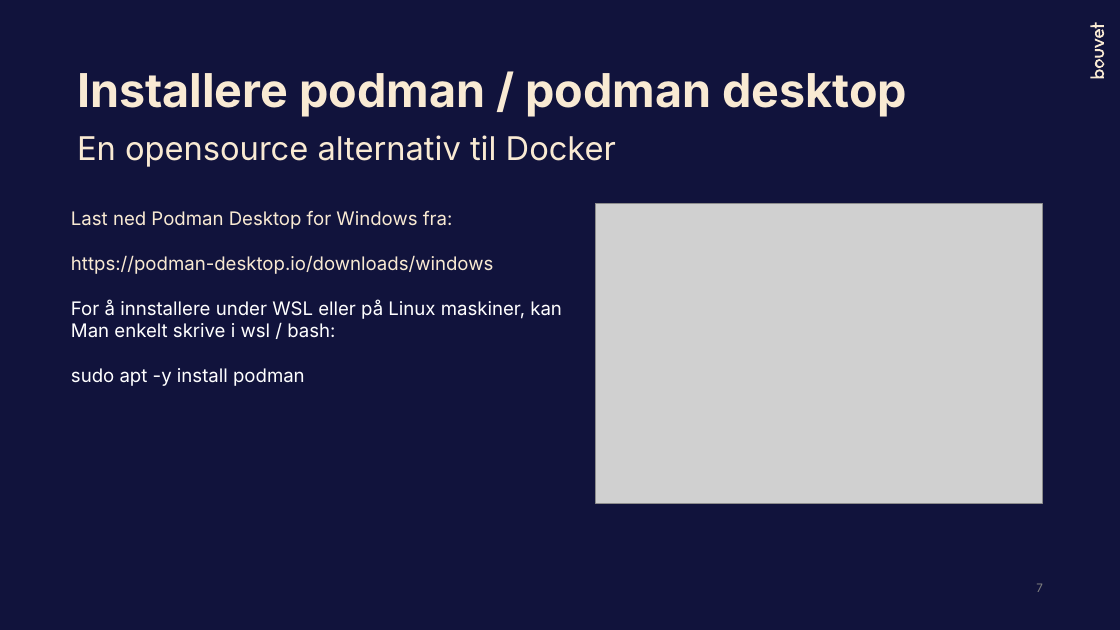
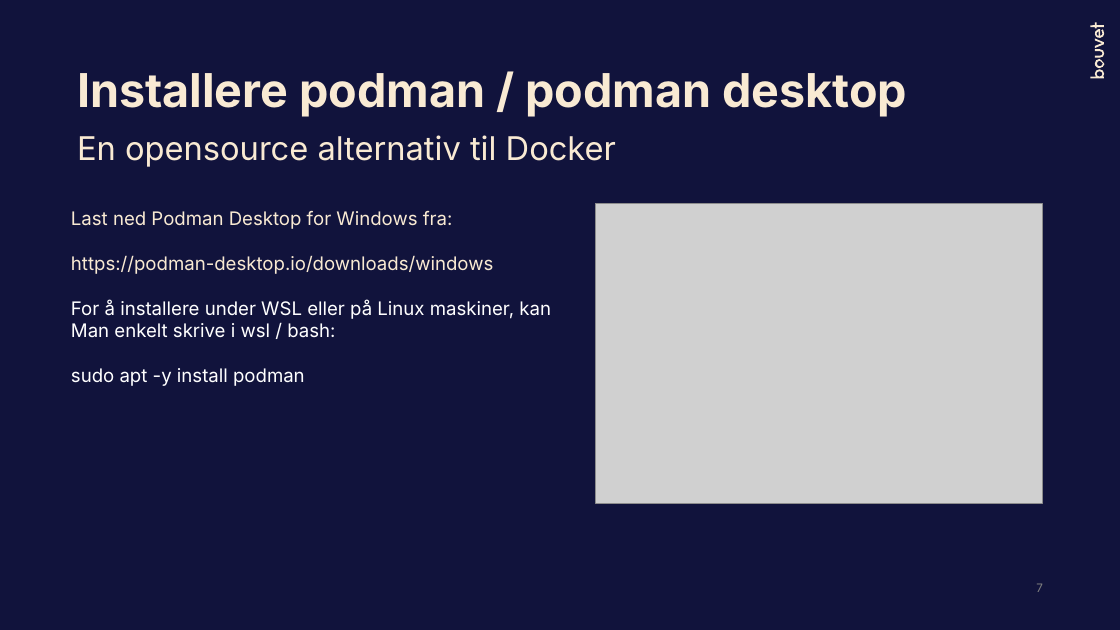
Before and after one commit to Bouvet-deler/container-workshop, a slide deck: slide 7 of part1/DockerWorkshop_Høsten2023.pptx. Drawn at 1120x630 pixels with LibreOffice and Linux fonts; fonts in the diff are those of the drawing; grey boxes stand for pictures. Boxes give left, top, right and bottom in pixels: in the first picture for what was removed or moved away, otherwise in the second. Text is boxed around its words. In the diff, an @@ line names an element or a change of style, - is before the commit and + after.

```diff
--- a/part1/DockerWorkshop_Høsten2023.pptx
+++ b/part1/DockerWorkshop_Høsten2023.pptx
@@ text at bbox=[71, 299, 551, 319]: text changed @@
-For å innstallere under WSL eller på Linux maskiner, kan
+For å installere under WSL eller på Linux maskiner, kan
```
Also in this commit, not shown: 1 other slide changed, 1 other file.
